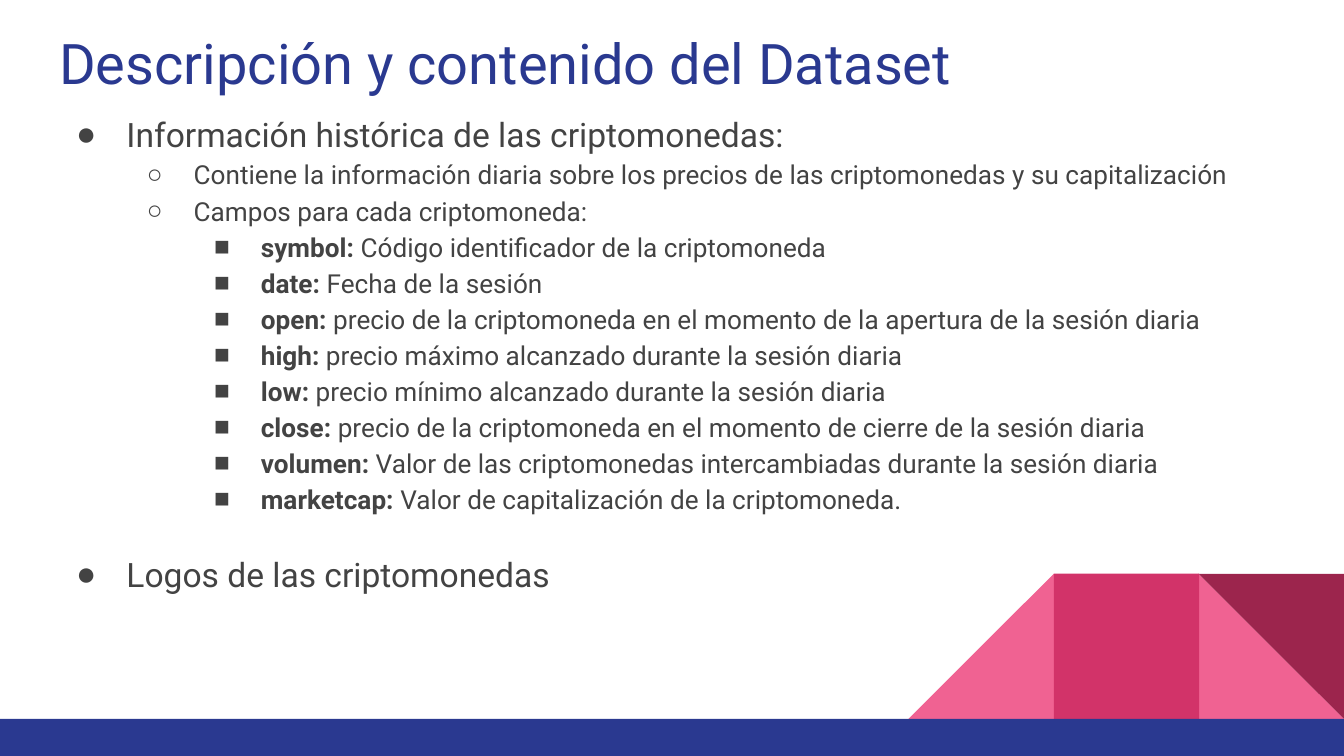
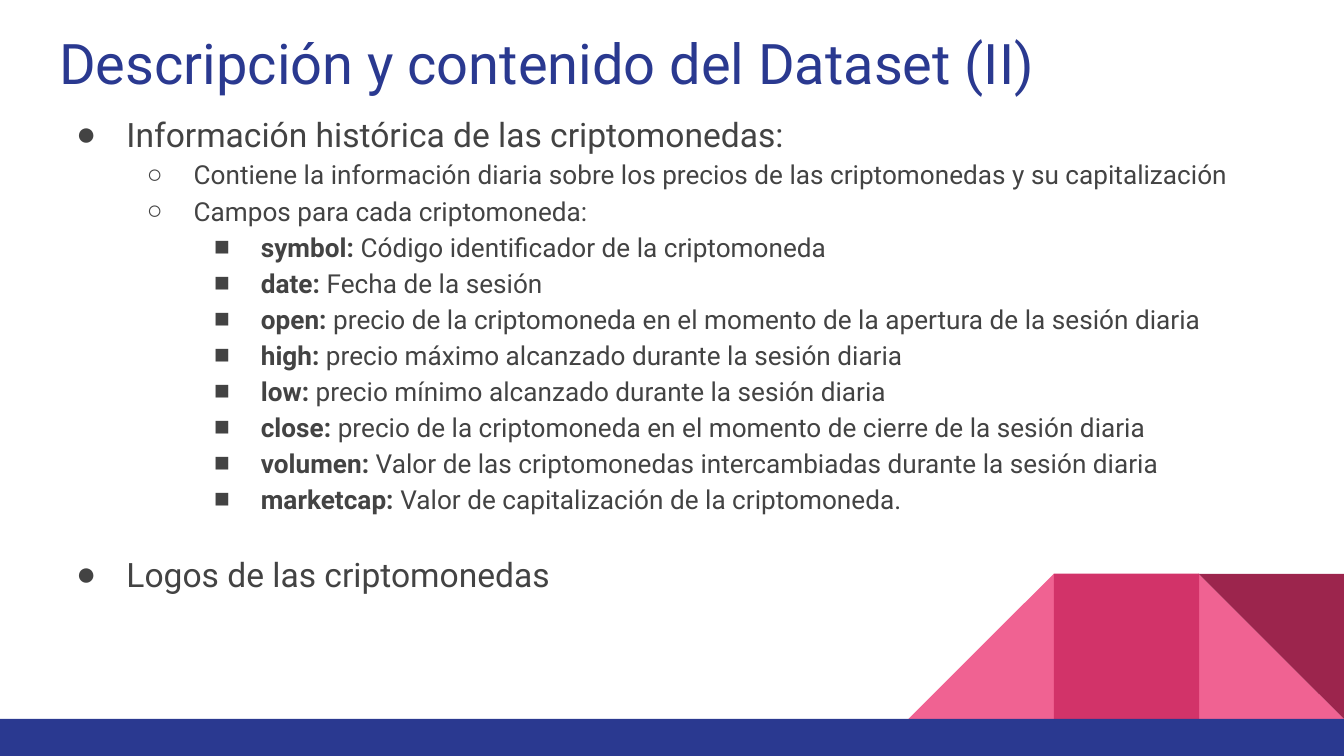
Before and after one commit to rafaeloga/WebScraping, a slide deck: slide 8 of video/WS_presentacion.pptx. Drawn at 1344x756 pixels with LibreOffice and Linux fonts; fonts in the diff are those of the drawing. Boxes give left, top, right and bottom in pixels: in the first picture for what was removed or moved away, otherwise in the second. Text is boxed around its words. In the diff, an @@ line names an element or a change of style, - is before the commit and + after.

```diff
--- a/video/WS_presentacion.pptx
+++ b/video/WS_presentacion.pptx
@@ title at (x1=59, y1=39, x2=1034, y2=97): text changed @@
-Descripción y contenido del Dataset
+Descripción y contenido del Dataset (II)
```
Also in this commit, not shown: 1 other slide changed, 1 other file.
